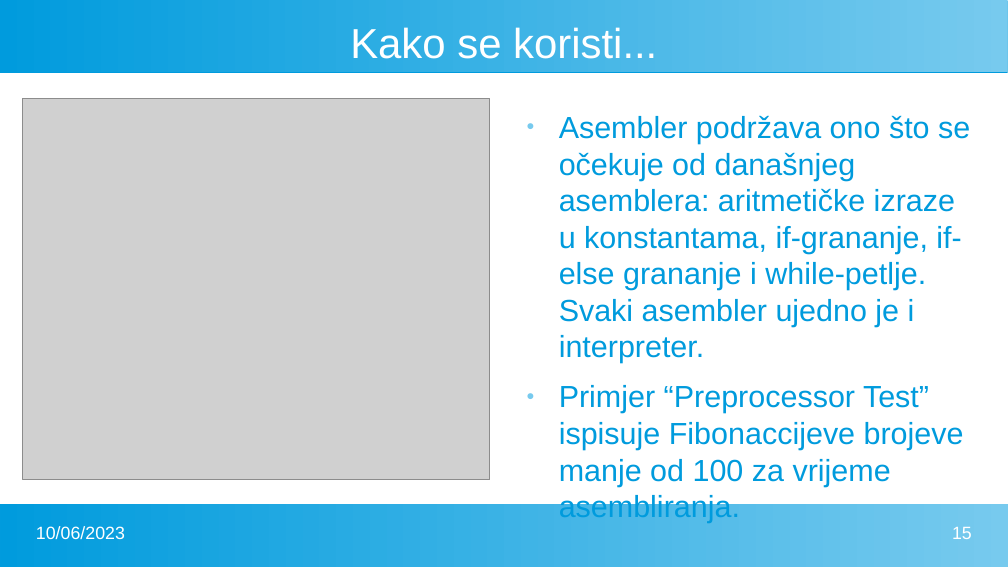
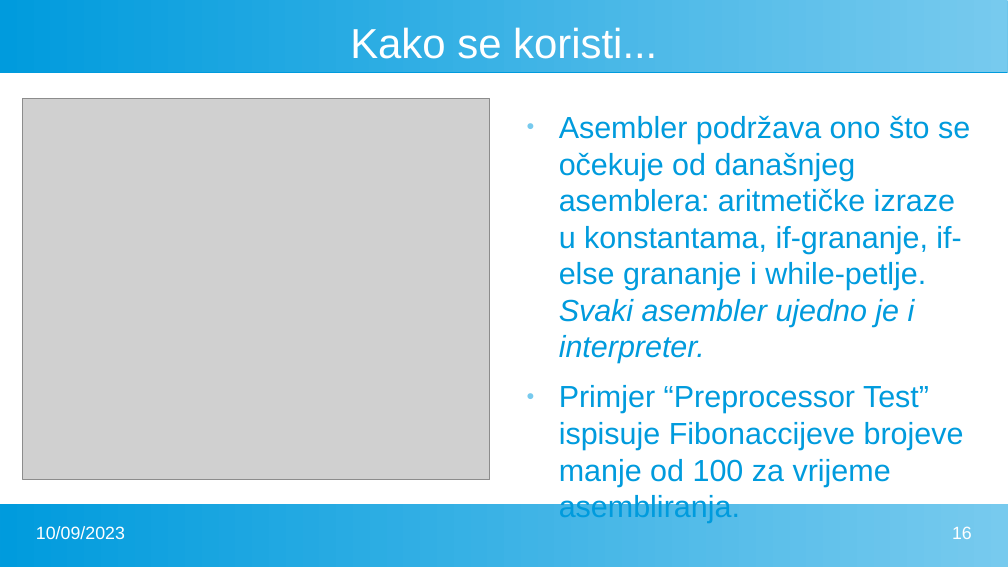
Before and after one commit to FlatAssembler/PicoBlaze_Simulator_in_JS, a slide deck: slide 16 of seminar/PicoBlaze.pptx (slide 15 before the commit). Drawn at 1008x567 pixels with LibreOffice and Linux fonts; fonts in the diff are those of the drawing; grey boxes stand for pictures. Boxes give left, top, right and bottom in pixels: in the first picture for what was removed or moved away, otherwise in the second. Text is boxed around its words. In the diff, an @@ line names an element or a change of style, - is before the commit and + after.

```diff
--- a/seminar/PicoBlaze.pptx
+++ b/seminar/PicoBlaze.pptx
@@ text at (x1=559, y1=115, x2=970, y2=363): italic on in "Svaki asembler ujedno je i interpreter." @@
@@ text at (x1=36, y1=526, x2=125, y2=539): text changed @@
-10/06/2023
+10/09/2023
```
Also in this commit, not shown: 17 other slides changed, 2 slides added, 1 other file.
